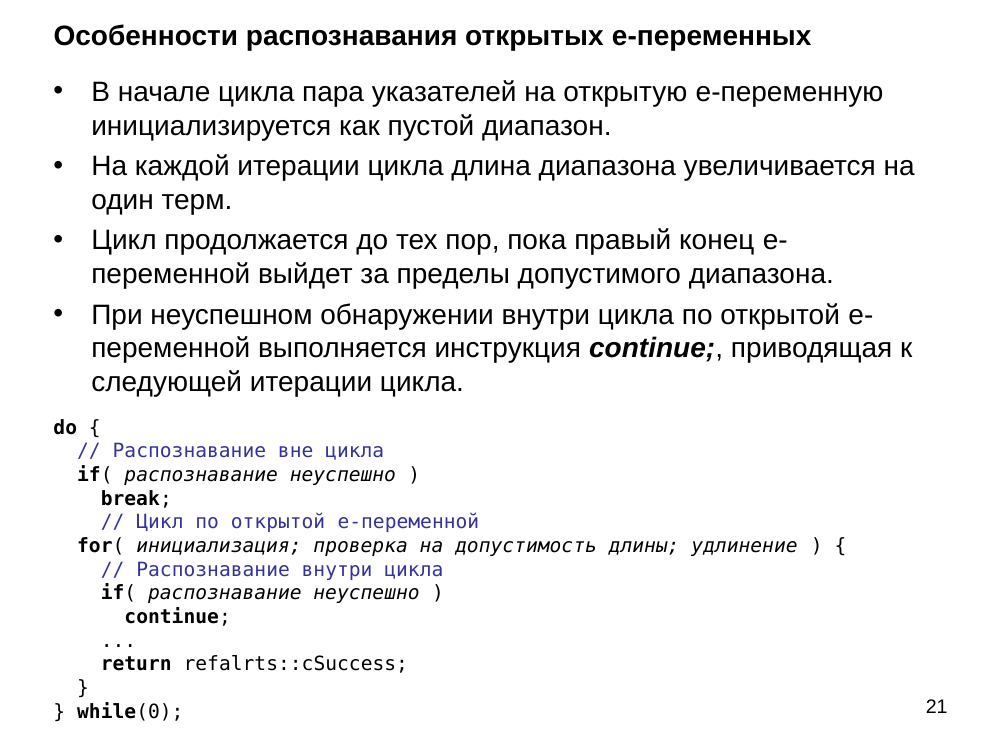
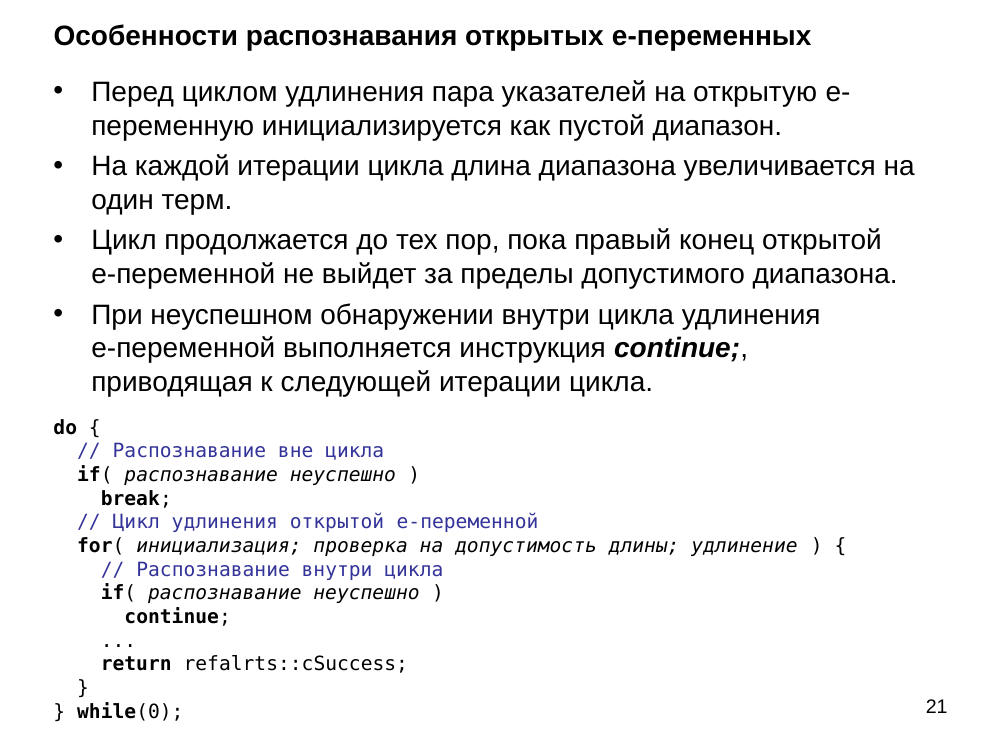
Before and after one commit to bmstu-iu9/refal-5-lambda, a slide deck: slide 21 of doc/Компилятор Простого Рефала.ppt. Drawn at 1008x756 pixels with LibreOffice and Linux fonts; fonts in the diff are those of the drawing. Boxes give left, top, right and bottom in pixels: in the first picture for what was removed or moved away, otherwise in the second. Text is boxed around its words. In the diff, an @@ line names an element or a change of style, - is before the commit and + after.

```diff
--- a/doc/Компилятор Простого Рефала.ppt
+++ b/doc/Компилятор Простого Рефала.ppt
@@ text at bbox=[91, 80, 851, 140]: text changed @@
-• В начале цикла пара указателей на открытую e-переменную инициализируется как пустой диапазон.
+• Перед циклом удлинения пара указателей на открытую e-переменную инициализируется как пустой диапазон.
@@ text at bbox=[91, 228, 898, 396]: text changed @@
-• Цикл продолжается до тех пор, пока правый конец e-переменной выйдет за пределы допустимого диапазона.
-• При неуспешном обнаружении внутри цикла по открытой e-переменной выполняется инструкция continue;, приводящая к следующей итерации цикла.
+• Цикл продолжается до тех пор, пока правый конец открытой
+  e-переменной не выйдет за пределы допустимого диапазона.
+• При неуспешном обнаружении внутри цикла удлинения
+  e-переменной выполняется инструкция continue;,
+  приводящая к следующей итерации цикла.
@@ text at bbox=[113, 513, 539, 532]: text changed @@
-// Цикл по открытой e-переменной
+// Цикл удлинения открытой e-переменной
```
Also in this commit, not shown: 13 other slides changed, 3 slides added, 1 other file.
